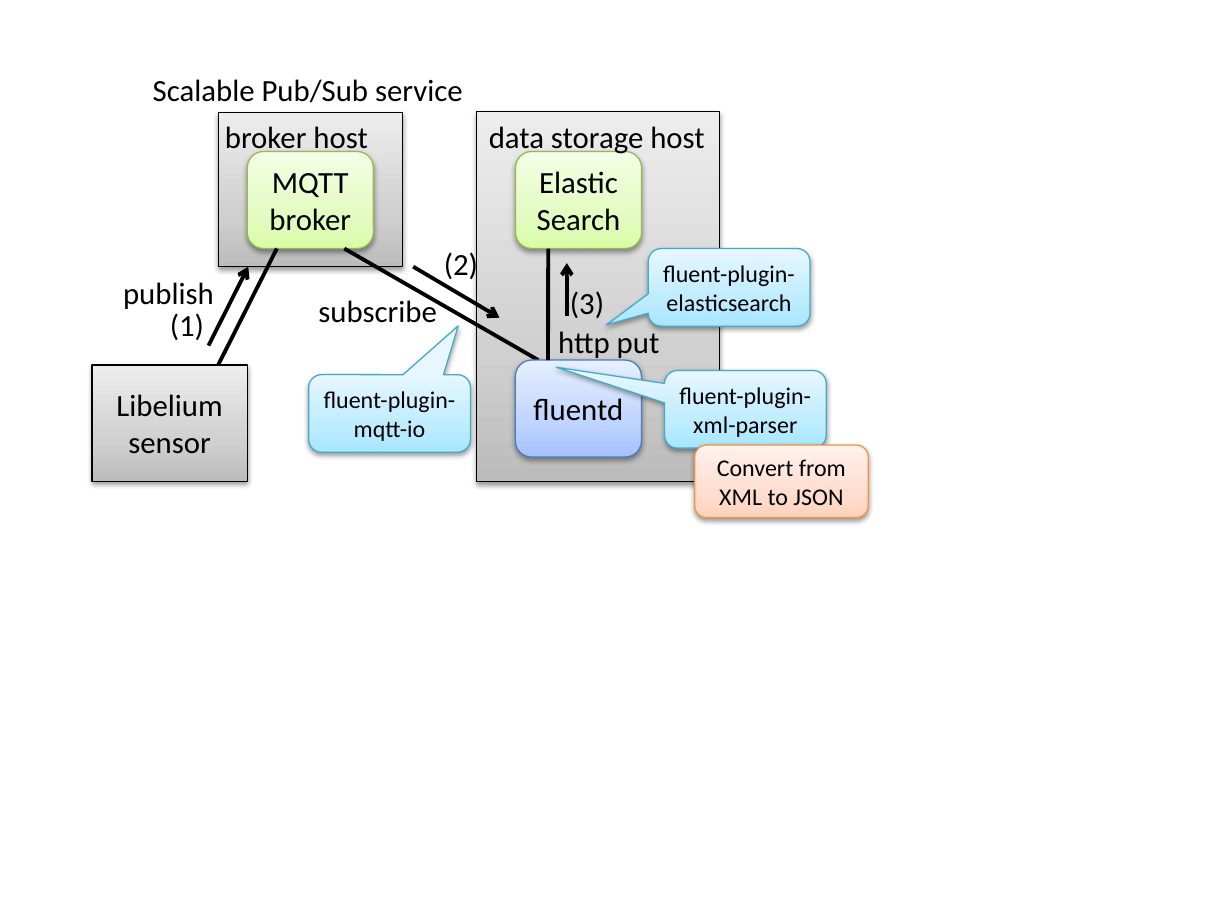
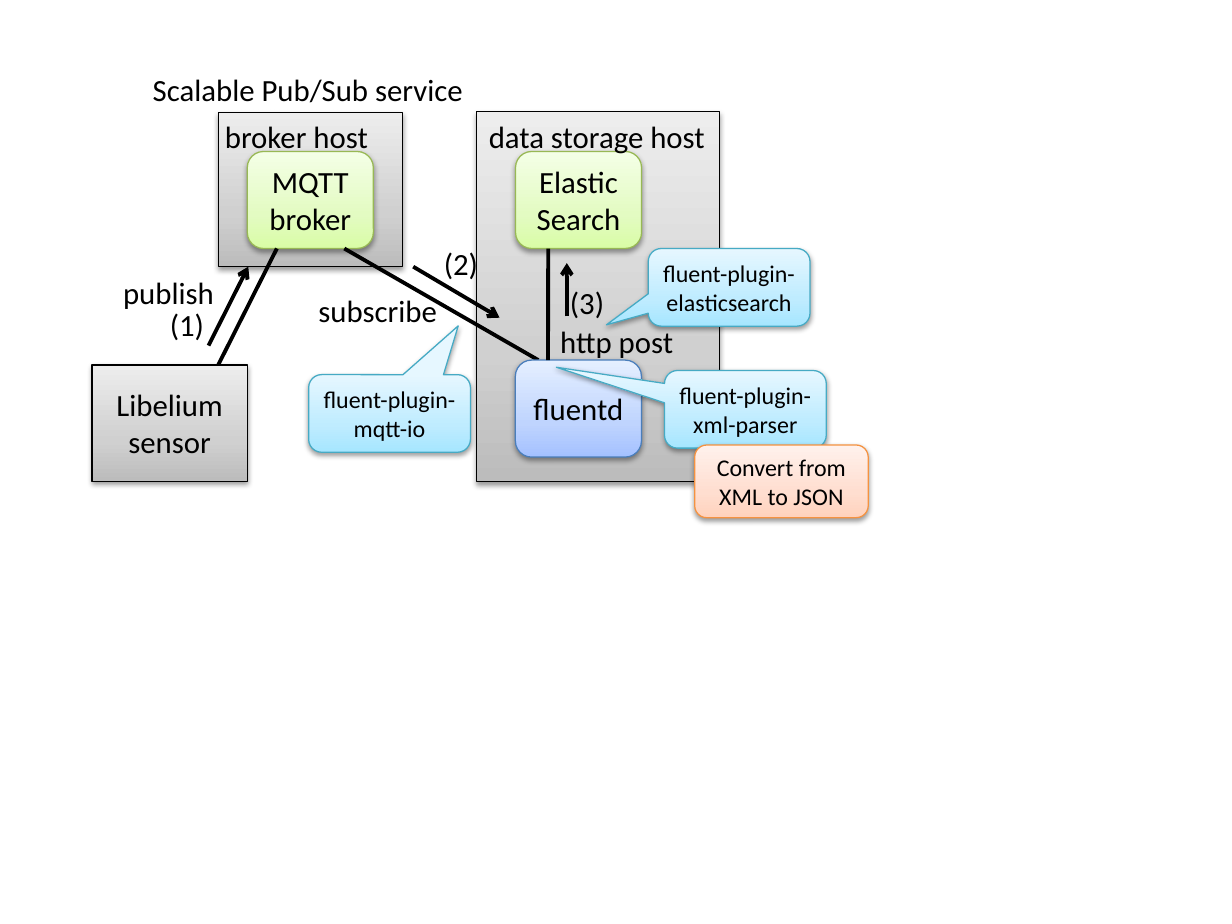
Before and after one commit to toyokazu/fluent-plugin-mqtt-io, a slide deck: slide 1 of images/figures.pptx. Drawn at 1232x924 pixels with LibreOffice and Linux fonts; fonts in the diff are those of the drawing. Boxes give left, top, right and bottom in pixels: in the first picture for what was removed or moved away, otherwise in the second. Text is boxed around its words. In the diff, an @@ line names an element or a change of style, - is before the commit and + after.

```diff
--- a/images/figures.pptx
+++ b/images/figures.pptx
@@ text at (560, 327, 673, 361): text changed @@
-http put
+http post
```
Also in this commit, not shown: 2 other files.
